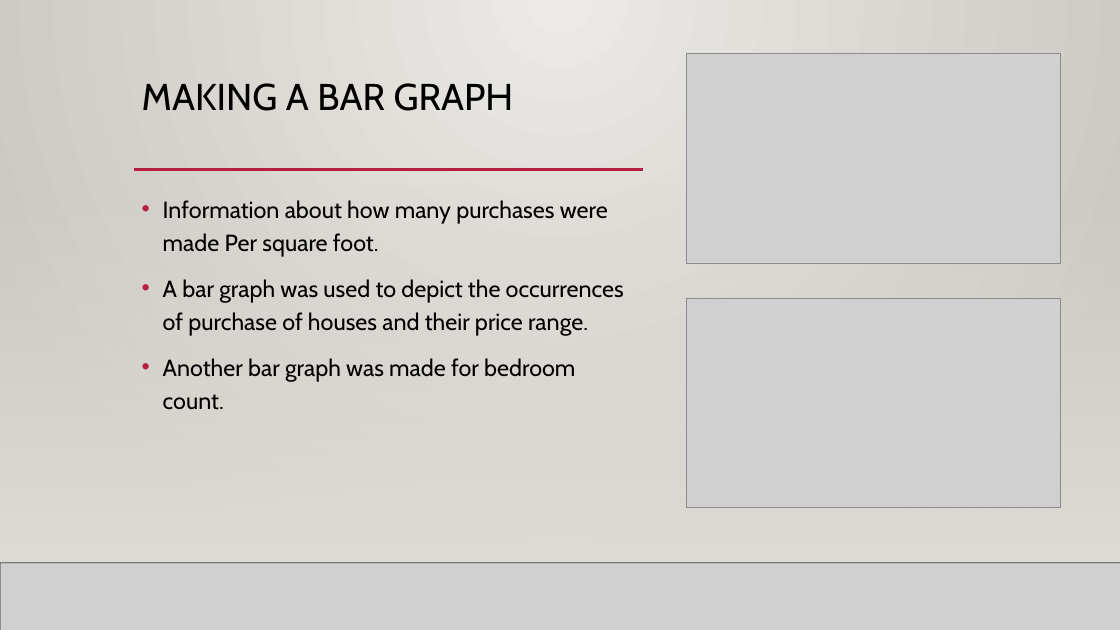
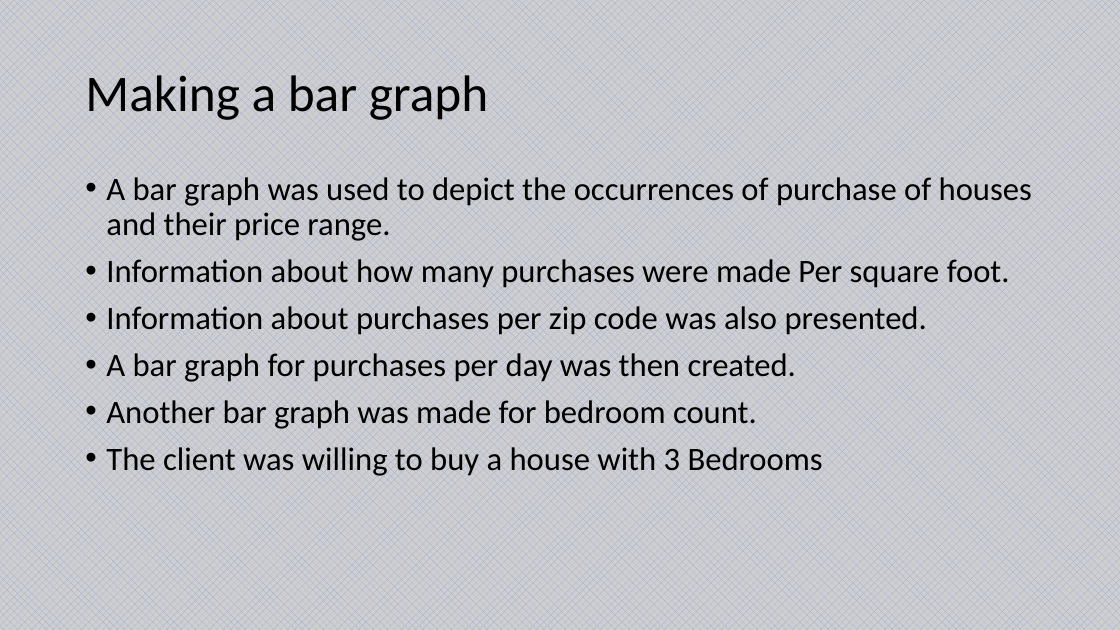
Before and after one commit to scavazos4/Project_One, a slide deck: slide 8 of Sacramento Real Estate.pptx (slide 7 before the commit). Drawn at 1120x630 pixels with LibreOffice and Linux fonts; fonts in the diff are those of the drawing; grey boxes stand for pictures; background and template pictures are left out. Boxes give left, top, right and bottom in pixels: in the first picture for what was removed or moved away, otherwise in the second. Text is boxed around its words. In the diff, an @@ line names an element or a change of style, - is before the commit and + after.

```diff
--- a/Sacramento Real Estate.pptx
+++ b/Sacramento Real Estate.pptx
@@ background gradient #ECEAE7 to #CAC7C1 to pattern #8FAADC on #D0CECE @@
@@ rectangle removed at (0,0,1120,630) @@
@@ title "Making a bar graph" at (85,74,488,120): vertical alignment top to middle @@
@@ picture removed at (686,54,1061,264) @@
@@ title at (85,74,488,120): text changed; size 32 to 44 pt; font Cabin to Calibri @@
-MAKING A BAR GRAPH
+Making a bar graph
@@ text "A bar graph was used ...": place and size @@
-text "A bar graph was used ..." at (163,200,624,410)
+text "A bar graph was used ..." at (106,177,1032,476)
@@ text at (106,177,1032,242): paragraph added @@
+• A bar graph was used to depict the occurrences of purchase of houses and their price range.
@@ line removed from (134, 170) to (1017, 170) @@
@@ line removed from (134, 170) to (644, 170) @@
@@ rectangle removed at (0,186,1120,563) @@
@@ rectangle removed at (0,186,1120,563) @@
@@ text at (106,259,1010,429): size 20 to 28 pt, font Cabin to Calibri in "Information about how many purchases were made ...", "Another bar graph was made for bedroom ..."; line spacing 1.2 to 0.9 @@
@@ picture removed at (686,298,1061,507) @@
@@ text at (106,305,927,382): text changed; size 20 to 28 pt; font Cabin to Calibri @@
-• A bar graph was used to depict the occurrences of purchase of houses and their price range.
+• Information about purchases per zip code was also presented.
+• A bar graph for purchases per day was then created.
@@ text at (106,447,823,476): paragraph added @@
+• The client was willing to buy a house with 3 Bedrooms
@@ line removed from (0, 563) to (1120, 563) @@
@@ picture removed at (0,563,1120,630) @@
@@ line removed from (0, 563) to (1120, 563) @@
```
Also in this commit, not shown: 4 other slides changed, 7 slides added, 9 slides removed.
